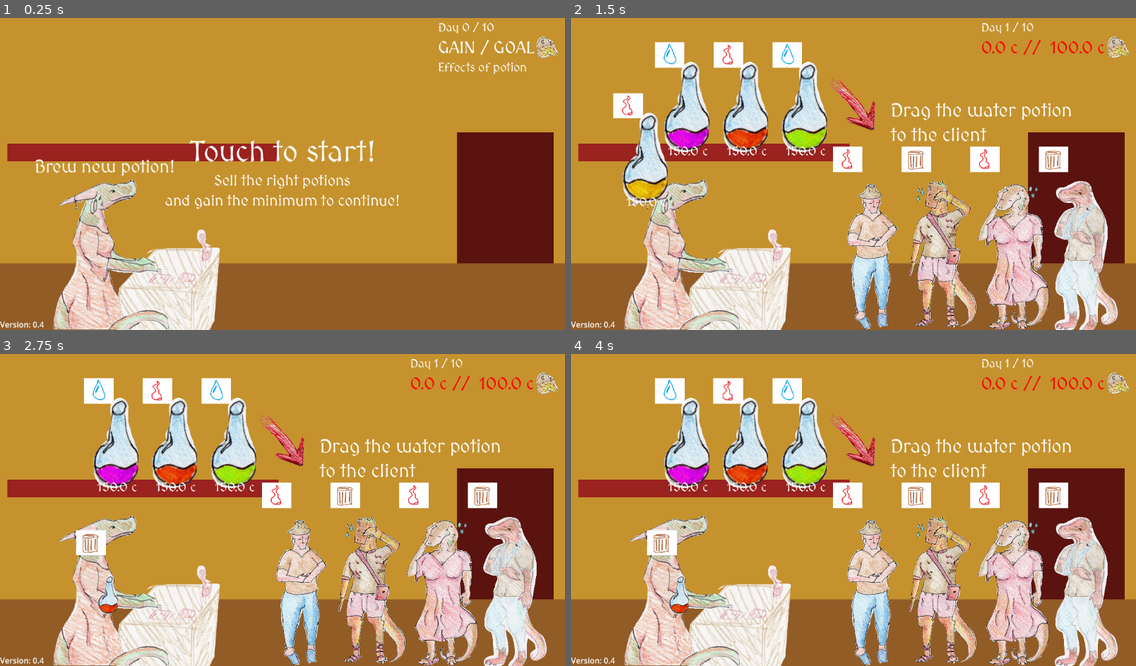
Above: before the commit, frames 1-4 (two rows, left to right).
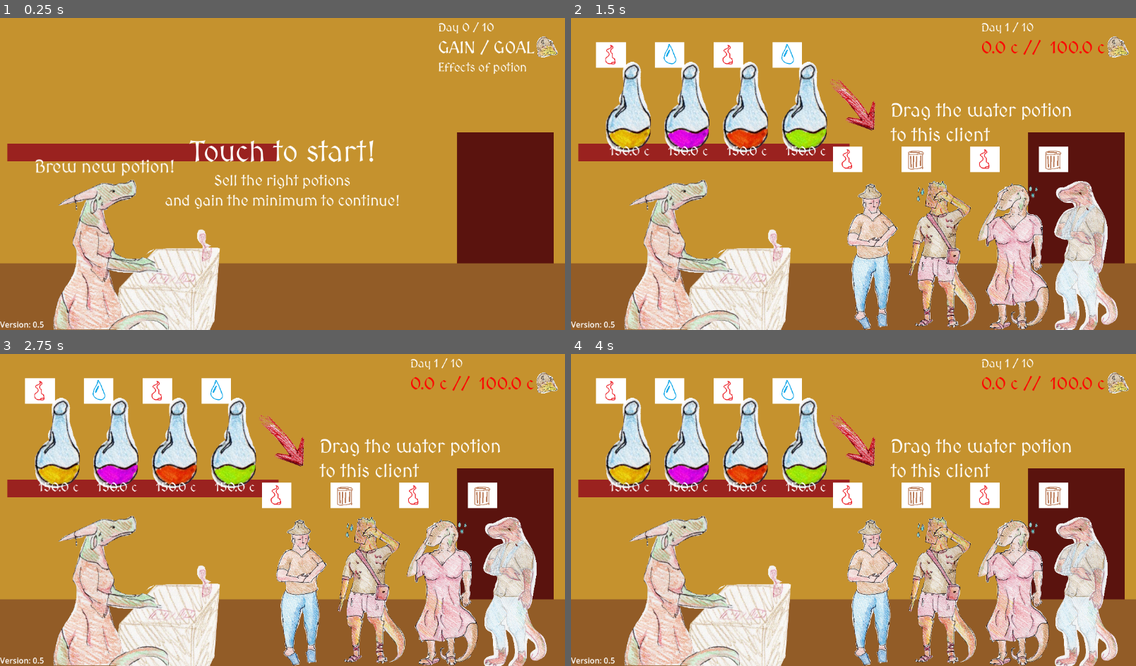
Above: after the commit, the same moments.

Repository: MLisanti/moonbrew_shop
Game: Godot game, scene res://scene/main.tscn
Same seed, same stepped clock (60 frames per second), same inputs: the game is played once before the commit and once after it.
Inputs (mouse positions are in pixels of both pictures, inside the frame that each line leads up to):
- Up to frame 1 (0.25 s): no input
- Up to frame 2 (1.5 s): tap Enter at 0.5 s; move the mouse to (977, 155) at 0.52 s; press the mouse at (977, 155) at 0.53 s; release the mouse at (977, 155) at 1.25 s; tap Space at 1.25 s; drag from (627, 108) to (678, 258) at 1.27 s
- Up to frame 3 (2.75 s): move the mouse to (113, 444) at 2.02 s; press the mouse at (113, 444) at 2.03 s
- Up to frame 4 (4 s): release the mouse at (684, 444) at 2.75 s; tap Enter at 2.75 s; drag from (746, 444) to (876, 594) at 2.77 s; tap Space at 3.5 s; drag from (802, 444) to (943, 594) at 3.52 s

The runs differ from the first frame. In frame 1, less than 0.1% of the frame differs, in the area x 7-8%, y 97-100%; in frame 2, 3.6%, in the area x 4-75%, y 7-100%; in frame 3, 3.0%; in frame 4, 3.2%.

Commit message:
fix di alcuni bugs bunny hey amico che succede

Diff:
--- a/project.godot
+++ b/project.godot
@@ -11,7 +11,7 @@
 [application]
 
 config/name="negozio_pozioni"
-config/version="0.4"
+config/version="0.5"
 run/main_scene="uid://be75w8yjyxed8"
 config/features=PackedStringArray("4.6", "GL Compatibility")
 config/icon="res://icon.svg"
--- a/scene/cliente.tscn
+++ b/scene/cliente.tscn
@@ -53,7 +53,7 @@
 }]
 
 [sub_resource type="RectangleShape2D" id="RectangleShape2D_ave0m"]
-size = Vector2(135, 131)
+size = Vector2(34, 158)
 
 [node name="cliente" type="Area2D" unique_id=1132467231]
 collision_layer = 2
@@ -75,7 +75,7 @@
 metadata/_edit_lock_ = true
 
 [node name="CollisionShape2D" type="CollisionShape2D" parent="." unique_id=92986014]
-position = Vector2(-2.5, 0.5)
+position = Vector2(-3, -13)
 shape = SubResource("RectangleShape2D_ave0m")
 
 [node name="features" type="Node2D" parent="." unique_id=669867145]
--- a/scene/main.gd
+++ b/scene/main.gd
@@ -97,13 +97,9 @@
 
 	abilita_tutorial = false
 
-	if(_livello == 1):
+	if(_livello == 1 or _livello == 2 or _livello == 4):
 		abilita_tutorial = true
-		passo_tutorial = 1
-		ui_mostra_tutorial_passo_passo(passo_tutorial)
-	elif(_livello == 2):
-		abilita_tutorial = true
-		passo_tutorial = 6
+		passo_tutorial = (_livello * 10) + 1 	#es: livello 2 => inizio con nodo tutorial 21
 		ui_mostra_tutorial_passo_passo(passo_tutorial)
 
 
@@ -240,13 +236,18 @@
 	$farma_oggetti/farmacista.mostraTutorial(val)
 
 func ui_mostra_tutorial_passo_passo(val:int):
-	$UI/UI_tutorial/tut_1_prendiPozioni.visible = val == 1
-	$UI/UI_tutorial/tut_2_fuoco_legno.visible = val == 2
-	$UI/UI_tutorial/tut_3_acqua_fuoco.visible = val == 3
-	$UI/UI_tutorial/tut_4_brew.visible = val == 4
-	$UI/UI_tutorial/tut_5_completa_giorno1.visible = val == 5
-	$UI/UI_tutorial/tut_6_giorno2_legno_acqua.visible = val == 6
-	$UI/UI_tutorial/tut_7_giorno2_completa.visible = val == 7
+	$UI/UI_tutorial/tut_11_prendiPozioni.visible = val == 11
+	$UI/UI_tutorial/tut_12_fuoco_legno.visible = val == 12
+	$UI/UI_tutorial/tut_13_acqua_fuoco.visible = val == 13
+	$UI/UI_tutorial/tut_14_money.visible = val == 14
+	$UI/UI_tutorial/tut_15_completa_giorno1.visible = val == 15
+	$UI/UI_tutorial/tut_21_giorno2_legno_acqua.visible = val == 21
+	$UI/UI_tutorial/tut_22_giorno2_legno_vento.visible = val == 22
+	$UI/UI_tutorial/tut_23_giorno2_effetti.visible = val == 23
+	$UI/UI_tutorial/tut_24_giorno2_completa.visible = val == 24
+	$UI/UI_tutorial/tut_41_giorno4_brew.visible = val == 41
+	$UI/UI_tutorial/tut_42_giorno4_brew_limit.visible = val == 42
+
 
 	$UI/UI_tutorial.visible = val > 0
 
@@ -325,17 +326,11 @@
 	if(not abilita_tutorial):
 		return
 
-	if(passo_tutorial != 4):
+	if(passo_tutorial != 41):
 		return
 
 	passo_tutorial += 1
 	ui_mostra_tutorial_passo_passo(passo_tutorial)
-
-func ui_gameOver():
-	pass
-
-func ui_roundWon():
-	pass
 
 func ui_update():
 	var lblMoney:Control = $UI/UI_gioco/sopra/vbox/cont/hbox/lblMoneyGoal
--- a/scene/main.tscn
+++ b/scene/main.tscn
@@ -85,13 +85,14 @@
 [node name="UI" type="CanvasLayer" parent="." unique_id=504331853]
 
 [node name="UI_tutorial" type="Control" parent="UI" unique_id=1012427451]
+visible = false
 layout_mode = 3
 anchors_preset = 0
 
-[node name="tut_1_prendiPozioni" type="Control" parent="UI/UI_tutorial" unique_id=1799267467]
-anchors_preset = 0
-
-[node name="TextureRect" type="TextureRect" parent="UI/UI_tutorial/tut_1_prendiPozioni" unique_id=929010953]
+[node name="tut_11_prendiPozioni" type="Control" parent="UI/UI_tutorial" unique_id=1799267467]
+anchors_preset = 0
+
+[node name="txrFreccia" type="TextureRect" parent="UI/UI_tutorial/tut_11_prendiPozioni" unique_id=929010953]
 layout_mode = 0
 offset_left = 612.0
 offset_top = 99.0
@@ -101,7 +102,7 @@
 scale = Vector2(0.15629622, 0.15629622)
 texture = ExtResource("11_mswub")
 
-[node name="lblDesc" type="Label" parent="UI/UI_tutorial/tut_1_prendiPozioni" unique_id=822984243]
+[node name="lblDesc" type="Label" parent="UI/UI_tutorial/tut_11_prendiPozioni" unique_id=822984243]
 layout_mode = 0
 offset_left = 651.0
 offset_top = 175.0
@@ -110,12 +111,12 @@
 theme = ExtResource("4_0ha60")
 theme_override_font_sizes/font_size = 38
 text = "Drag the water potion
-to the client"
-
-[node name="tut_2_fuoco_legno" type="Control" parent="UI/UI_tutorial" unique_id=310104946]
-anchors_preset = 0
-
-[node name="lblDesc" type="Label" parent="UI/UI_tutorial/tut_2_fuoco_legno" unique_id=828532894]
+to this client"
+
+[node name="tut_12_fuoco_legno" type="Control" parent="UI/UI_tutorial" unique_id=310104946]
+anchors_preset = 0
+
+[node name="lblDesc" type="Label" parent="UI/UI_tutorial/tut_12_fuoco_legno" unique_id=828532894]
 layout_mode = 0
 offset_left = 591.0
 offset_top = 151.0
@@ -126,10 +127,10 @@
 text = "Drag a Fire potion
 to cure a Wood disease"
 
-[node name="tut_3_acqua_fuoco" type="Control" parent="UI/UI_tutorial" unique_id=1704053668]
-anchors_preset = 0
-
-[node name="lblDesc" type="Label" parent="UI/UI_tutorial/tut_3_acqua_fuoco" unique_id=405351909]
+[node name="tut_13_acqua_fuoco" type="Control" parent="UI/UI_tutorial" unique_id=1704053668]
+anchors_preset = 0
+
+[node name="lblDesc" type="Label" parent="UI/UI_tutorial/tut_13_acqua_fuoco" unique_id=405351909]
 layout_mode = 0
 offset_left = 521.0
 offset_top = 221.0
@@ -137,12 +138,113 @@
 offset_bottom = 274.0
 theme = ExtResource("4_0ha60")
 theme_override_font_sizes/font_size = 38
-text = "Try use water potion on fire!"
-
-[node name="tut_4_brew" type="Control" parent="UI/UI_tutorial" unique_id=718626768]
-anchors_preset = 0
-
-[node name="lblDesc" type="Label" parent="UI/UI_tutorial/tut_4_brew" unique_id=730535455]
+text = "Cure a fire disease with water!"
+
+[node name="tut_14_money" type="Control" parent="UI/UI_tutorial" unique_id=718626768]
+anchors_preset = 0
+
+[node name="lblDesc" type="Label" parent="UI/UI_tutorial/tut_14_money" unique_id=730535455]
+layout_mode = 0
+offset_left = 506.0
+offset_top = 156.0
+offset_right = 1024.0
+offset_bottom = 321.0
+theme = ExtResource("4_0ha60")
+theme_override_font_sizes/font_size = 38
+text = "Choose the right potion and gain
+enough money to complete the day "
+
+[node name="txrFreccia" type="TextureRect" parent="UI/UI_tutorial/tut_14_money" unique_id=856597412]
+layout_mode = 0
+offset_left = 567.00006
+offset_top = 87.999985
+offset_right = 1617.0
+offset_bottom = 788.0
+rotation = -0.27897787
+scale = Vector2(0.15629622, 0.15629622)
+texture = ExtResource("11_mswub")
+
+[node name="tut_15_completa_giorno1" type="Control" parent="UI/UI_tutorial" unique_id=1199606552]
+anchors_preset = 0
+
+[node name="lblDesc" type="Label" parent="UI/UI_tutorial/tut_15_completa_giorno1" unique_id=612147967]
+layout_mode = 0
+offset_left = 506.0
+offset_top = 156.0
+offset_right = 1024.0
+offset_bottom = 321.0
+theme = ExtResource("4_0ha60")
+theme_override_font_sizes/font_size = 38
+text = "Drago the last potion!!"
+
+[node name="tut_21_giorno2_legno_acqua" type="Control" parent="UI/UI_tutorial" unique_id=313705844]
+anchors_preset = 0
+
+[node name="lblDesc" type="Label" parent="UI/UI_tutorial/tut_21_giorno2_legno_acqua" unique_id=1793332813]
+layout_mode = 0
+offset_left = 506.0
+offset_top = 156.0
+offset_right = 1024.0
+offset_bottom = 321.0
+theme = ExtResource("4_0ha60")
+theme_override_font_sizes/font_size = 38
+text = "Wind potions can cure Water diseases"
+
+[node name="tut_22_giorno2_legno_vento" type="Control" parent="UI/UI_tutorial" unique_id=449946065]
+anchors_preset = 0
+
+[node name="lblDesc" type="Label" parent="UI/UI_tutorial/tut_22_giorno2_legno_vento" unique_id=357516308]
+layout_mode = 0
+offset_left = 506.0
+offset_top = 156.0
+offset_right = 1024.0
+offset_bottom = 321.0
+theme = ExtResource("4_0ha60")
+theme_override_font_sizes/font_size = 38
+text = "Wood potions cures Wind diseases"
+
+[node name="tut_23_giorno2_effetti" type="Control" parent="UI/UI_tutorial" unique_id=844054896]
+anchors_preset = 0
+
+[node name="lblDesc" type="Label" parent="UI/UI_tutorial/tut_23_giorno2_effetti" unique_id=1639627324]
+layout_mode = 0
+offset_left = 506.0
+offset_top = 156.0
+offset_right = 1024.0
+offset_bottom = 321.0
+theme = ExtResource("4_0ha60")
+theme_override_font_sizes/font_size = 38
+text = "
+You can see the effect or your potions
+on the HUD"
+
+[node name="txrFreccia" type="TextureRect" parent="UI/UI_tutorial/tut_23_giorno2_effetti" unique_id=2015398111]
+layout_mode = 0
+offset_left = 572.00006
+offset_top = 123.999985
+offset_right = 1622.0
+offset_bottom = 824.0
+rotation = -0.27897787
+scale = Vector2(0.15629622, 0.15629622)
+texture = ExtResource("11_mswub")
+
+[node name="tut_24_giorno2_completa" type="Control" parent="UI/UI_tutorial" unique_id=2001839864]
+anchors_preset = 0
+
+[node name="lblDesc" type="Label" parent="UI/UI_tutorial/tut_24_giorno2_completa" unique_id=602310160]
+layout_mode = 0
+offset_left = 506.0
+offset_top = 156.0
+offset_right = 1024.0
+offset_bottom = 321.0
+theme = ExtResource("4_0ha60")
+theme_override_font_sizes/font_size = 38
+text = "Complete this day!"
+
+[node name="tut_41_giorno4_brew" type="Control" parent="UI/UI_tutorial" unique_id=1294804821]
+anchors_preset = 0
+
+[node name="lblDesc" type="Label" parent="UI/UI_tutorial/tut_41_giorno4_brew" unique_id=1109485700]
 layout_mode = 0
 offset_left = 506.0
 offset_top = 156.0
@@ -151,48 +253,31 @@
 theme = ExtResource("4_0ha60")
 theme_override_font_sizes/font_size = 38
 text = "Unhappy with a potion?
-Brew a new one by
-dragging it onto yourself"
-
-[node name="tut_5_completa_giorno1" type="Control" parent="UI/UI_tutorial" unique_id=1199606552]
-anchors_preset = 0
-
-[node name="lblDesc" type="Label" parent="UI/UI_tutorial/tut_5_completa_giorno1" unique_id=612147967]
-layout_mode = 0
-offset_left = 506.0
-offset_top = 156.0
-offset_right = 1024.0
-offset_bottom = 321.0
-theme = ExtResource("4_0ha60")
-theme_override_font_sizes/font_size = 38
-text = "Complete the first day!!"
-
-[node name="tut_6_giorno2_legno_acqua" type="Control" parent="UI/UI_tutorial" unique_id=313705844]
-anchors_preset = 0
-
-[node name="lblDesc" type="Label" parent="UI/UI_tutorial/tut_6_giorno2_legno_acqua" unique_id=1793332813]
-layout_mode = 0
-offset_left = 506.0
-offset_top = 156.0
-offset_right = 1024.0
-offset_bottom = 321.0
-theme = ExtResource("4_0ha60")
-theme_override_font_sizes/font_size = 38
-text = "Wind cures Water,
-while Wood cures Wind"
-
-[node name="tut_7_giorno2_completa" type="Control" parent="UI/UI_tutorial" unique_id=412762808]
-anchors_preset = 0
-
-[node name="lblDesc" type="Label" parent="UI/UI_tutorial/tut_7_giorno2_completa" unique_id=1103906647]
-layout_mode = 0
-offset_left = 506.0
-offset_top = 156.0
-offset_right = 1024.0
-offset_bottom = 321.0
-theme = ExtResource("4_0ha60")
-theme_override_font_sizes/font_size = 38
-text = "Try  complete this second day!"
+Drag it on yourself to brew ane one!"
+
+[node name="txrFreccia" type="TextureRect" parent="UI/UI_tutorial/tut_41_giorno4_brew" unique_id=932708796]
+layout_mode = 0
+offset_left = 449.0
+offset_top = 309.0
+offset_right = 1499.0
+offset_bottom = 1009.0
+rotation = 2.7065816
+scale = Vector2(0.15629622, 0.15629622)
+texture = ExtResource("11_mswub")
+
+[node name="tut_42_giorno4_brew_limit" type="Control" parent="UI/UI_tutorial" unique_id=412762808]
+anchors_preset = 0
+
+[node name="lblDesc" type="Label" parent="UI/UI_tutorial/tut_42_giorno4_brew_limit" unique_id=1103906647]
+layout_mode = 0
+offset_left = 506.0
+offset_top = 156.0
+offset_right = 1024.0
+offset_bottom = 321.0
+theme = ExtResource("4_0ha60")
+theme_override_font_sizes/font_size = 38
+text = "You can just brew a potion
+a day... brew wisely!"
 
 [node name="UI_gioco" type="MarginContainer" parent="UI" unique_id=1165352736]
 anchors_preset = 15
--- a/scene/pozione.tscn
+++ b/scene/pozione.tscn
@@ -8,9 +8,8 @@
 [ext_resource type="Theme" uid="uid://di87sdcr01o5v" path="res://tema_ui.tres" id="5_xed2p"]
 [ext_resource type="PackedScene" uid="uid://bg3a1fnlwgjk3" path="res://scene/helper_elementi.tscn" id="7_ri02b"]
 
-[sub_resource type="CapsuleShape2D" id="CapsuleShape2D_3qbha"]
-radius = 60.0
-height = 120.0
+[sub_resource type="RectangleShape2D" id="RectangleShape2D_ri02b"]
+size = Vector2(40, 88)
 
 [sub_resource type="SpriteFrames" id="SpriteFrames_ri02b"]
 animations = [{
@@ -52,7 +51,8 @@
 script = ExtResource("1_3qbha")
 
 [node name="CSClientiFarmacista" type="CollisionShape2D" parent="." unique_id=911560465]
-shape = SubResource("CapsuleShape2D_3qbha")
+position = Vector2(2, 5)
+shape = SubResource("RectangleShape2D_ri02b")
 
 [node name="grafica_pozione" type="AnimatedSprite2D" parent="." unique_id=943024140]
 scale = Vector2(0.6455811, 0.6455812)
